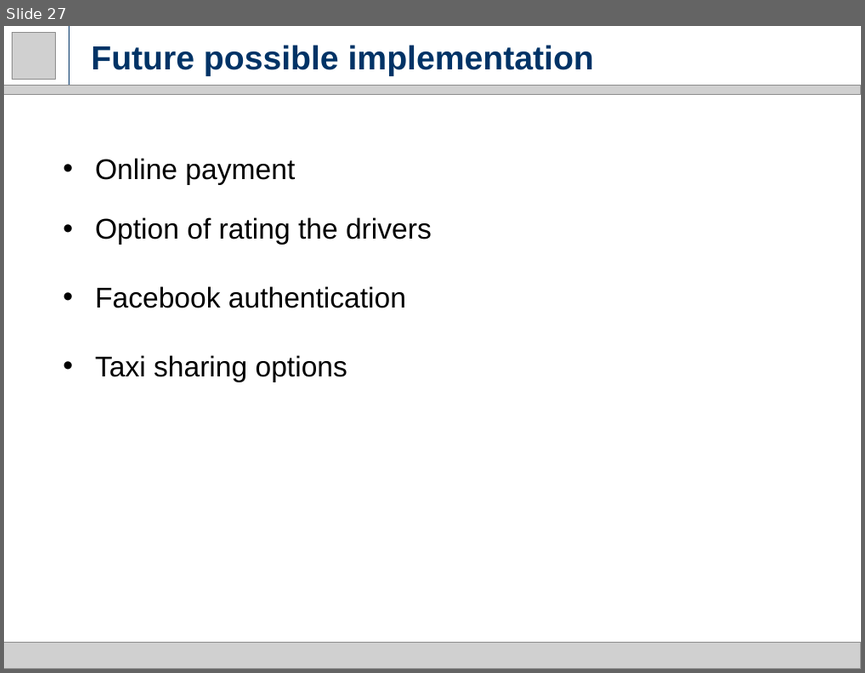
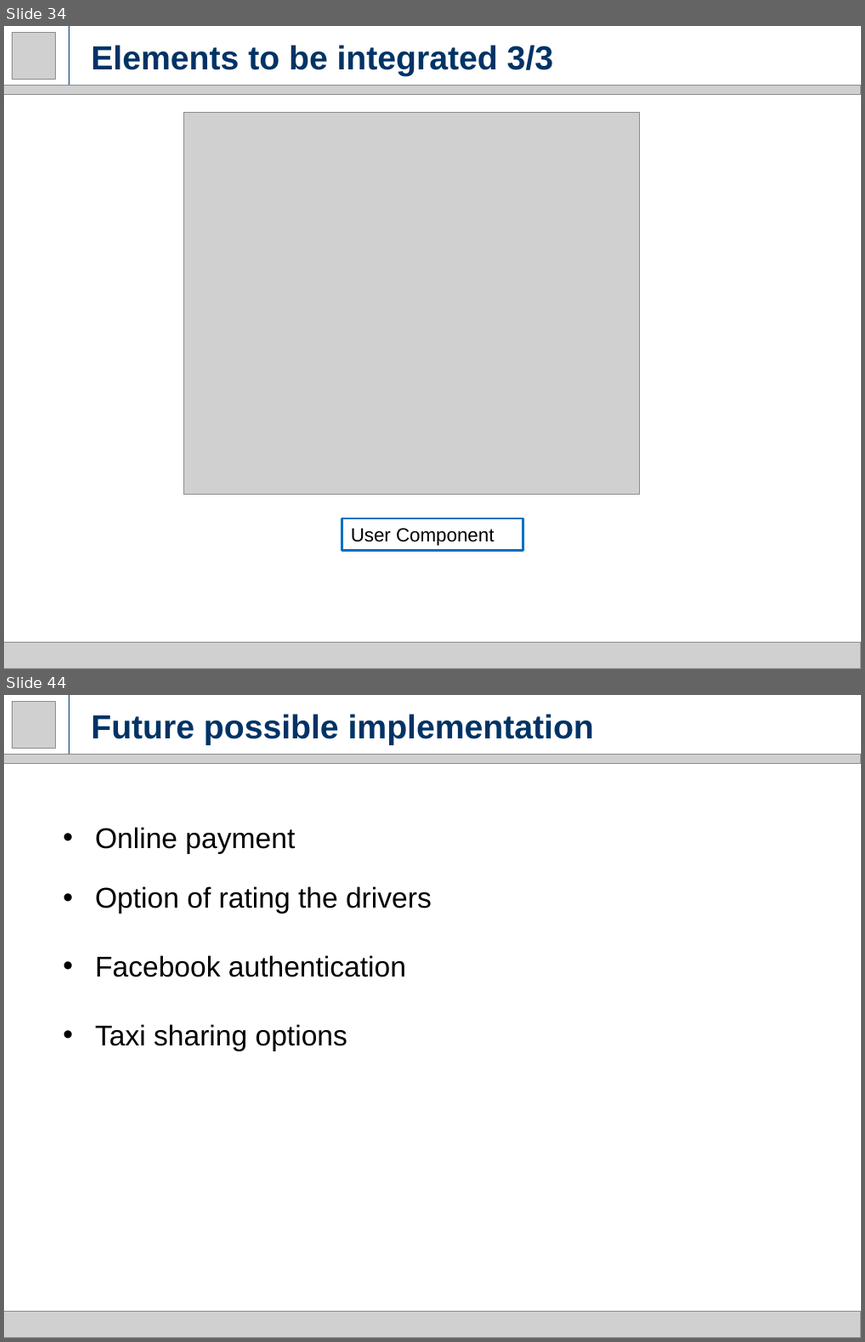
Before and after one commit to milica13629/SW2015, a slide deck: Presentations/Final Presentation.pptx. Shown one above the other, each under a label of ours: slide 27 before the commit, slides 34 and 44 after it; the slides between them are not shown. The pictures are 865x673 and 865x1342 pixels, drawn with LibreOffice and Linux fonts; fonts in the diff are those of the drawing; grey boxes stand for pictures. Boxes give left, top, right and bottom in pixels: in the first picture for what was removed or moved away, otherwise in the second. Text is boxed around its words. In the diff, an @@ line names an element or a change of style, - is before the commit and + after.

```diff
--- a/Presentations/Final Presentation.pptx
+++ b/Presentations/Final Presentation.pptx
@@ slide 34 added at (4, 26, 861, 669), background #FFFFFF @@
@@ picture added at (12, 32, 55, 79) @@
@@ line added from (69, 86) to (69, 26), #003366 0.75 pt @@
@@ title added at (91, 45, 553, 76), 28 pt, text #003366, bold @@
+Elements to be integrated 3/3
@@ picture added at (4, 86, 861, 95) @@
@@ picture added at (184, 113, 639, 494) @@
@@ rectangle added at (342, 518, 523, 550), outline #0070C0 2 pt, 16 pt, text #000000 @@
+User Component
@@ picture added at (4, 642, 861, 669) @@
@@ what was slide 27 is now slide 44 @@
```
Also in this commit, not shown: 4 slides changed, 16 other slides added.
